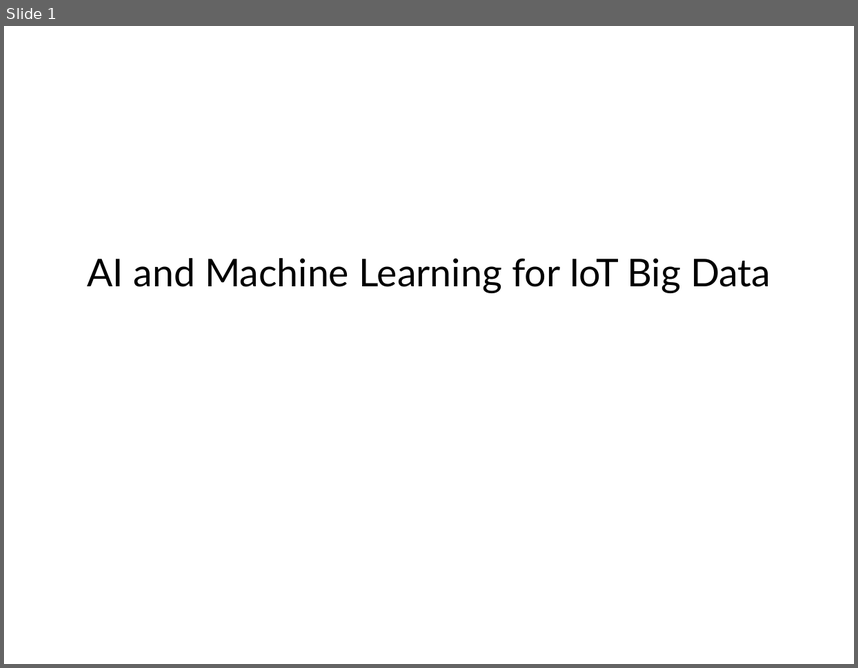
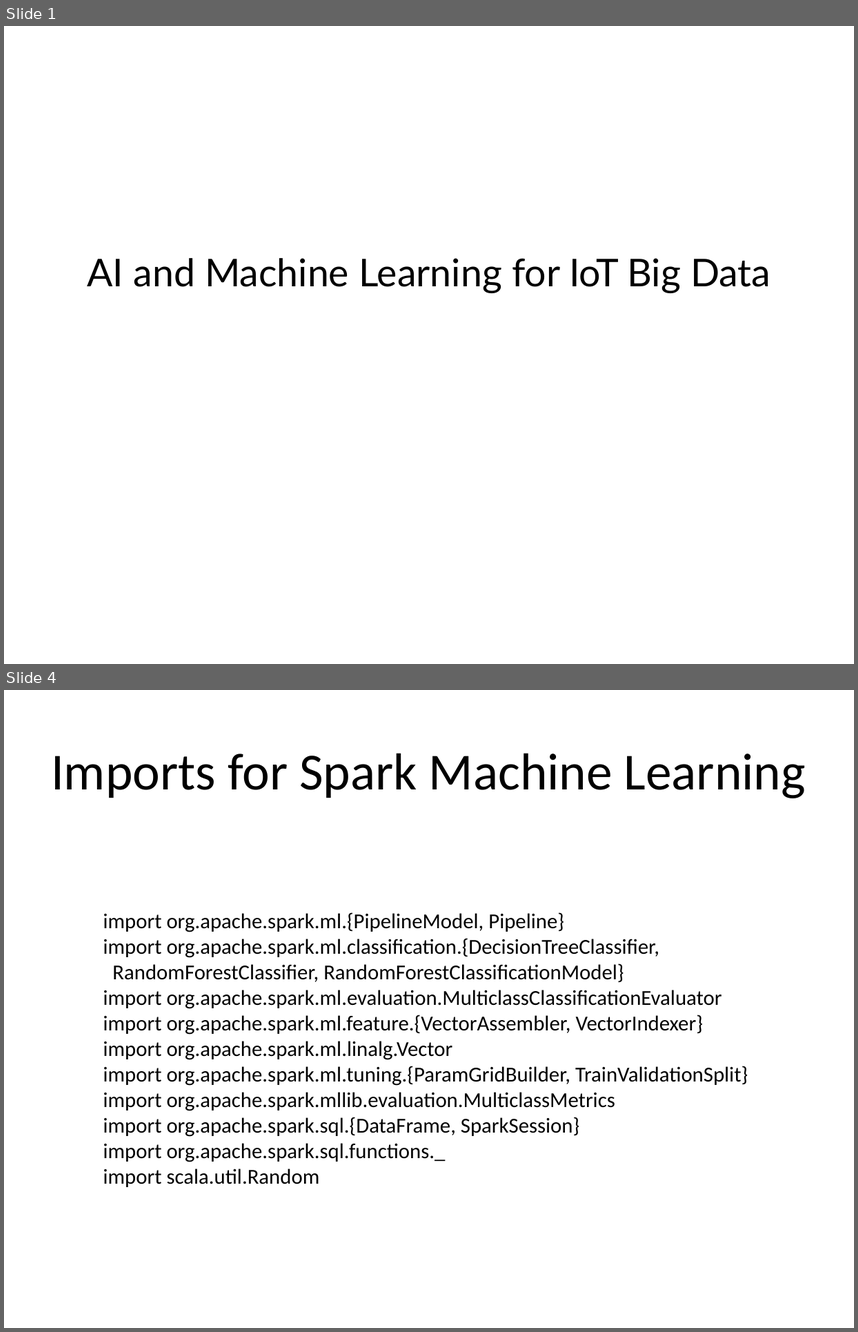
Before and after one commit to kic-markon/ITU_MSc_AM4, a slide deck: powerpoints/ITU Academy Slides AM4-10.pptx. Shown one above the other, each under a label of ours: slide 1 before the commit, slides 1 and 4 after it; the slides between them are not shown. The pictures are 858x668 and 858x1332 pixels, drawn with LibreOffice and Linux fonts; fonts in the diff are those of the drawing; background and template pictures are left out. Boxes give left, top, right and bottom in pixels: in the first picture for what was removed or moved away, otherwise in the second. Text is boxed around its words. In the diff, an @@ line names an element or a change of style, - is before the commit and + after.

```diff
--- a/powerpoints/ITU Academy Slides AM4-10.pptx
+++ b/powerpoints/ITU Academy Slides AM4-10.pptx
@@ slide 4 added at (4, 690, 854, 1328), background picture (left out) @@
@@ title added at (51, 753, 806, 798), 44 pt, text #000000 @@
+Imports for Spark Machine Learning
@@ text added at (103, 912, 748, 1187), 18 pt, text #000000 @@
+import org.apache.spark.ml.{PipelineModel, Pipeline}
+import org.apache.spark.ml.classification.{DecisionTreeClassifier,
+RandomForestClassifier, RandomForestClassificationModel}
+import org.apache.spark.ml.evaluation.MulticlassClassificationEvaluator
+import org.apache.spark.ml.feature.{VectorAssembler, VectorIndexer}
+import org.apache.spark.ml.linalg.Vector
+import org.apache.spark.ml.tuning.{ParamGridBuilder, TrainValidationSplit}
+import org.apache.spark.mllib.evaluation.MulticlassMetrics
+import org.apache.spark.sql.{DataFrame, SparkSession}
+import org.apache.spark.sql.functions._
+import scala.util.Random
```
Also in this commit, not shown: 1 slide changed, 9 other slides added, 1 slide removed, 50 other files.
